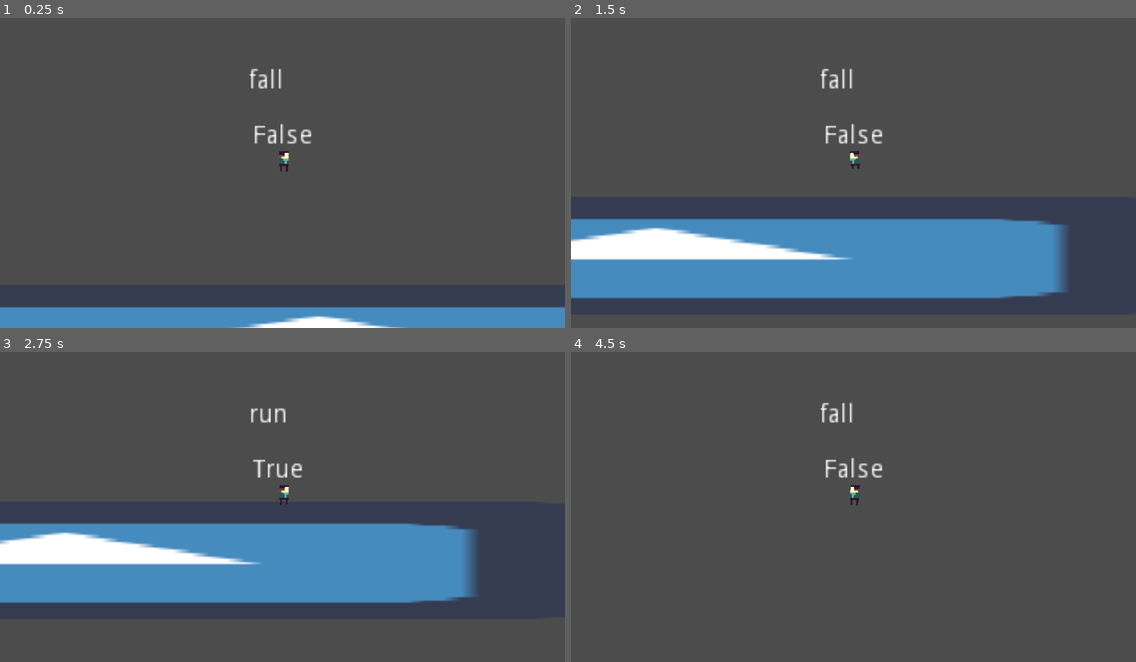
Above: before the commit, frames 1-4 (two rows, left to right).
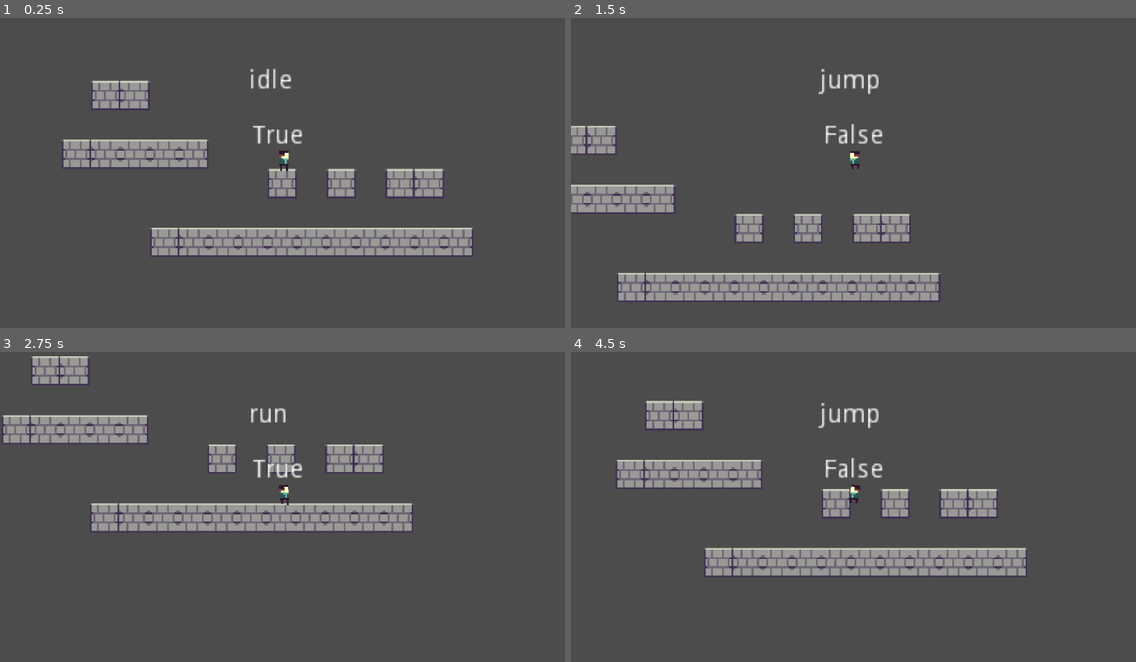
Above: after the commit, the same moments.

Repository: moothodical/platformer
Game: Godot game, scene res://Scenes/World.tscn
Same seed, same stepped clock (60 frames per second), same inputs: the game is played once before the commit and once after it. The engine's default icon, where the game draws it, is replaced by a stand-in: a white triangle on a blue panel in a dark square.
Inputs:
- Up to frame 1 (0.25 s): no input
- Up to frame 2 (1.5 s): hold Right (move_right) 0.53-1.28 s; hold Z (jump) 0.53-1.28 s; hold Left (move_left) from 1.28 s (still down); tap Z (jump) at 1.35 s
- Up to frame 3 (2.75 s): tap Z (jump) at 1.52, 1.82 s; release Left (move_left) at 2.03 s; hold Right (move_right) from 2.03 s (still down); hold Z (jump) from 2.03 s (still down)
- Up to frame 4 (4.5 s): release Z (jump) at 2.78 s; tap Z (jump) at 2.85, 3.02, 3.32, 4.35 s; release Right (move_right) at 3.53 s; hold Z (jump) 3.53-4.28 s; hold Left (move_left) from 3.53 s (still down)

The runs differ from the first frame. In frame 1, 18% of the frame differs, in the area x 0-100%, y 16-100%; in frame 2, 26%; in frame 3, 30%, in the area x 0-85%, y 1-82%; in frame 4, 11%.

Commit message:
stuff
- tileset for rock stuff
- set up autotile
- tweaked values

Diff:
--- a/Scenes/CharacterRig.tscn
+++ b/Scenes/CharacterRig.tscn
@@ -134,7 +134,6 @@
 [sub_resource type="Animation" id=3]
 resource_name = "jump"
 length = 0.2
-loop = true
 tracks/0/type = "value"
 tracks/0/path = NodePath("Torso/RightLeg:position")
 tracks/0/interp = 1
@@ -276,14 +275,14 @@
 
 [node name="Left Leg" type="Sprite" parent="Torso"]
 show_behind_parent = true
-position = Vector2( -1.459, 5.5 )
+position = Vector2( -1.459, 3.5 )
 texture = ExtResource( 1 )
 region_enabled = true
 region_rect = Rect2( 3, 11, 1, 3 )
 
 [node name="RightLeg" type="Sprite" parent="Torso"]
 show_behind_parent = true
-position = Vector2( 1.61, 5.5 )
+position = Vector2( 1.61, 3.5 )
 texture = ExtResource( 1 )
 region_enabled = true
 region_rect = Rect2( 6, 11, 1, 3 )
--- a/Scenes/Player.tscn
+++ b/Scenes/Player.tscn
@@ -5,7 +5,7 @@
 [ext_resource path="res://Scripts/PlayerFSM.gd" type="Script" id=3]
 
 [sub_resource type="RectangleShape2D" id=1]
-extents = Vector2( 2.31777, 3.75206 )
+extents = Vector2( 2.10114, 3.75206 )
 
 [node name="Player" type="KinematicBody2D"]
 script = ExtResource( 2 )
@@ -13,7 +13,8 @@
 [node name="CharacterRig" parent="." instance=ExtResource( 1 )]
 
 [node name="CollisionShape2D" type="CollisionShape2D" parent="."]
-position = Vector2( 0.236237, 1.10243 )
+position = Vector2( 0.0152659, 1.3234 )
+scale = Vector2( 1, 1.16 )
 shape = SubResource( 1 )
 
 [node name="PlayerFSM" type="Node2D" parent="."]
--- a/Scenes/World.tscn
+++ b/Scenes/World.tscn
@@ -1,16 +1,81 @@
-[gd_scene load_steps=3 format=2]
+[gd_scene load_steps=8 format=2]
 
 [ext_resource path="res://Scenes/Player.tscn" type="PackedScene" id=1]
-[ext_resource path="res://Scenes/Platform.tscn" type="PackedScene" id=2]
+[ext_resource path="res://Art/rock_platform.png" type="Texture" id=3]
+
+[sub_resource type="ConvexPolygonShape2D" id=1]
+points = PoolVector2Array( 0, 0, 16, 0, 16, 16, 0, 16 )
+
+[sub_resource type="ConvexPolygonShape2D" id=2]
+points = PoolVector2Array( 0, 0, 16, 0, 16, 16, 0, 16 )
+
+[sub_resource type="ConvexPolygonShape2D" id=3]
+points = PoolVector2Array( 0, 0, 16, 0, 16, 16, 0, 16 )
+
+[sub_resource type="ConvexPolygonShape2D" id=4]
+points = PoolVector2Array( 0, 0, 16, 0, 16, 16, 0, 16 )
+
+[sub_resource type="TileSet" id=5]
+0/name = "rock_platform.png 0"
+0/texture = ExtResource( 3 )
+0/tex_offset = Vector2( 0, 0 )
+0/modulate = Color( 1, 1, 1, 1 )
+0/region = Rect2( 0, 0, 48, 32 )
+0/tile_mode = 1
+0/autotile/bitmask_mode = 1
+0/autotile/bitmask_flags = [ Vector2( 0, 0 ), 144, Vector2( 0, 1 ), 50, Vector2( 1, 1 ), 56, Vector2( 2, 1 ), 24 ]
+0/autotile/icon_coordinate = Vector2( 0, 0 )
+0/autotile/tile_size = Vector2( 16, 16 )
+0/autotile/spacing = 0
+0/autotile/occluder_map = [  ]
+0/autotile/navpoly_map = [  ]
+0/autotile/priority_map = [  ]
+0/autotile/z_index_map = [  ]
+0/occluder_offset = Vector2( 0, 0 )
+0/navigation_offset = Vector2( 0, 0 )
+0/shape_offset = Vector2( 0, 0 )
+0/shape_transform = Transform2D( 1, 0, 0, 1, 0, 0 )
+0/shape = SubResource( 1 )
+0/shape_one_way = false
+0/shape_one_way_margin = 1.0
+0/shapes = [ {
+"autotile_coord": Vector2( 0, 0 ),
+"one_way": false,
+"one_way_margin": 1.0,
+"shape": SubResource( 1 ),
+"shape_transform": Transform2D( 1, 0, 0, 1, 0, 0 )
+}, {
+"autotile_coord": Vector2( 0, 1 ),
+"one_way": false,
+"one_way_margin": 1.0,
+"shape": SubResource( 2 ),
+"shape_transform": Transform2D( 1, 0, 0, 1, 0, 0 )
+}, {
+"autotile_coord": Vector2( 1, 1 ),
+"one_way": false,
+"one_way_margin": 1.0,
+"shape": SubResource( 3 ),
+"shape_transform": Transform2D( 1, 0, 0, 1, 0, 0 )
+}, {
+"autotile_coord": Vector2( 2, 1 ),
+"one_way": false,
+"one_way_margin": 1.0,
+"shape": SubResource( 4 ),
+"shape_transform": Transform2D( 1, 0, 0, 1, 0, 0 )
+} ]
+0/z_index = 0
 
 [node name="World" type="Node2D"]
 
-[node name="Platform" parent="." instance=ExtResource( 2 )]
-position = Vector2( 364, 402 )
+[node name="TileMap" type="TileMap" parent="."]
+tile_set = SubResource( 5 )
+cell_size = Vector2( 16, 16 )
 collision_layer = 4
+format = 1
+tile_data = PoolIntArray( 983055, 0, 0, 983056, 0, 65538, 1114126, 0, 0, 1114127, 0, 65537, 1114128, 0, 65537, 1114129, 0, 65537, 1114130, 0, 65538, 1179669, 0, 0, 1179671, 0, 0, 1179673, 0, 0, 1179674, 0, 65538, 1310737, 0, 0, 1310738, 0, 65537, 1310739, 0, 65537, 1310740, 0, 65537, 1310741, 0, 65537, 1310742, 0, 65537, 1310743, 0, 65537, 1310744, 0, 65537, 1310745, 0, 65537, 1310746, 0, 65537, 1310747, 0, 65538 )
 
 [node name="Player" parent="." instance=ExtResource( 1 )]
-position = Vector2( 350, 266 )
+position = Vector2( 344.877, 266 )
 
 [node name="Camera2D" type="Camera2D" parent="Player"]
 position = Vector2( -0.77179, 2.27075 )
--- a/Scripts/Player.gd
+++ b/Scripts/Player.gd
@@ -2,15 +2,12 @@
 
 const UP = Vector2(0, -1)
 const MAX_JUMP_VEL = -350
-const MIN_JUMP_VEL = 10
-const MAX_SPEED = 300
+const MIN_JUMP_VEL = -100
+const MAX_SPEED = 100
 
 var velocity = Vector2()
-var acceleration = 50
 var move_speed = 100
-var gravity = 1200
-var jump_velocity = -500
-var jump_damp = 0.8
+var gravity = 1000
 var is_grounded
 
 func apply_movement():
@@ -22,7 +19,7 @@
 	velocity.y += gravity * delta
 
 func _get_h_weight():
-	return 0.25 if is_grounded else 0.025 # player has less control in the air
+	return 0.2 if is_grounded else 0.1 # player has less control in the air
 
 func _handle_move_input():
 	var move_dir = -int(Input.is_action_pressed("move_left")) + int(Input.is_action_pressed("move_right"))
@@ -32,7 +29,7 @@
 	if move_dir == -1: # if facing left
 		print("entered if")
 		get_node("CharacterRig/Torso").set_flip_h(true)
-	else:
+	elif move_dir == 1: # facing right
 		get_node("CharacterRig/Torso").set_flip_h(false)
 
 func check_is_grounded():
--- a/Scripts/PlayerFSM.gd
+++ b/Scripts/PlayerFSM.gd
@@ -25,20 +25,18 @@
 		states.idle:
 			if !parent.is_grounded:
 				if parent.velocity.y < 0:
-					print("entered if idle jump")
 					return states.jump
 				elif parent.velocity.y > 0:
 					return states.fall
-			elif abs(parent.velocity.x) > 100:
+			elif abs(parent.velocity.x) > parent.MAX_SPEED / 4:
 				return states.run
 		states.run:
-			print(parent.velocity.x)
 			if !parent.is_grounded:
 				if parent.velocity.y < 0:
 					return states.jump
 				elif parent.velocity.y > 0:
 					return states.fall
-			elif abs(parent.velocity.x) < 100:
+			elif abs(parent.velocity.x) < parent.MAX_SPEED / 4:
 				return states.idle
 		states.jump:
 			if parent.is_grounded:
Binary file added: Art/rock_platform.aseprite
Binary file added: Art/rock_platform.png
Not shown, added: Art/rock_platform.png.import
